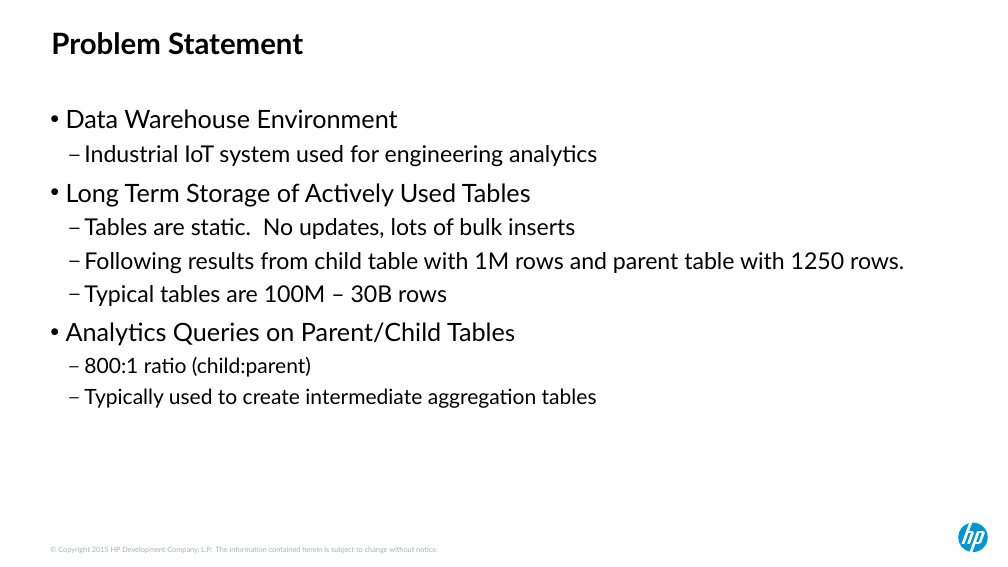
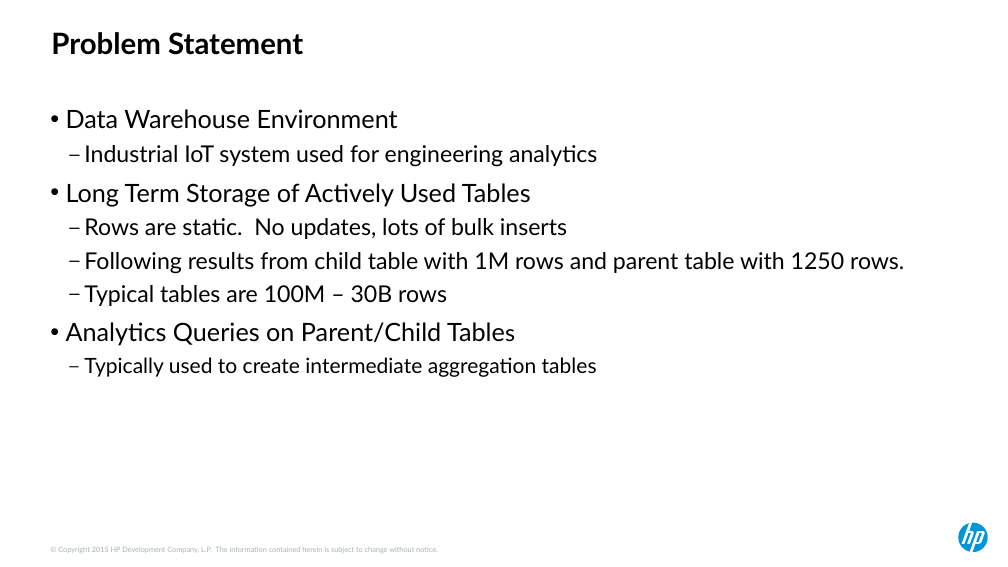
Before and after one commit to Dyland28/HP-Data-Compression, a slide deck: slide 15 of compression_sand_weiss_hotsos_2018.pptx (slide 14 before the commit). Drawn at 1008x567 pixels with LibreOffice and Linux fonts; fonts in the diff are those of the drawing. Boxes give left, top, right and bottom in pixels: in the first picture for what was removed or moved away, otherwise in the second. Text is boxed around its words. In the diff, an @@ line names an element or a change of style, - is before the commit and + after.

```diff
--- a/compression_sand_weiss_hotsos_2018.pptx
+++ b/compression_sand_weiss_hotsos_2018.pptx
@@ text at <box>84,218,567,239</box>: text changed @@
-  – Tables are static. No updates, lots of bulk inserts
+  – Rows are static. No updates, lots of bulk inserts
@@ text at <box>84,357,311,377</box>: paragraph removed @@
-  – 800:1 ratio (child:parent)
```
Also in this commit, not shown: 1 other slide changed, 1 slide added.
